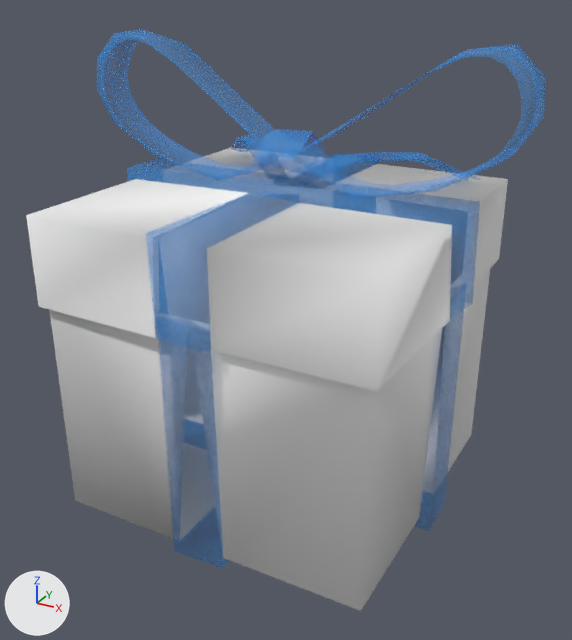
The FBX model Contents/mods/The Christmas Miracle/media/models_X/WorldStaticModel/WorldItem_CM_LargePresent.fbx: old version first, new version second.
One viewpoint serves both versions: a camera (50 mm lens) standing at (0.00132, -0.0024, 0.00185) and looking at (0.00003, -0.00005, 0.00068). Lighting does not change. The marker at lower left points along +X, +Y and +Z.
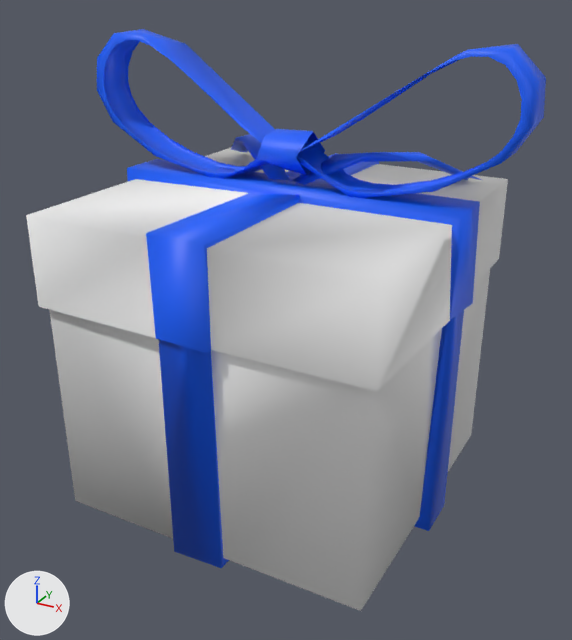
The newer file is also rescaled (x2.34) as a whole; pictures and numbers use the older file's frame.

Boxes (x1, y1, x2, y2) around the edits, measured in the pictures (572 x 640 px):
'Cube.002', surface changed, recoloured: (97, 29, 546, 568) in both

The change, as a diff of the scene's bpy script:
```diff
--- a/Contents/mods/The Christmas Miracle/media/models_X/WorldStaticModel/WorldItem_CM_LargePresent.fbx.py
+++ b/Contents/mods/The Christmas Miracle/media/models_X/WorldStaticModel/WorldItem_CM_LargePresent.fbx.py
@@ img_present_png @@
-img_present_png = load_image('Present.png', '../../textures/Items/Present.png', 64, 64, 'Non-Color')
+img_present_png = load_image('Present.png', '../../textures/Items/Present.png', 64, 64, 'sRGB')
@@ mat_material @@
+mat_material = principled_material('Material')
+mat_material.texture = img_present_png
@@ me_cube_002 @@
 me_cube_002.from_pydata(...)  # 250 vertices, 246 faces; spans x -0.00082..0.00082, y -0.00065..0.00064, z -0.00004..0.00165
-me_cube_002.materials.append(mat_material_003)
+me_cube_002.materials.append(mat_material)  # picture img_present_png
```
